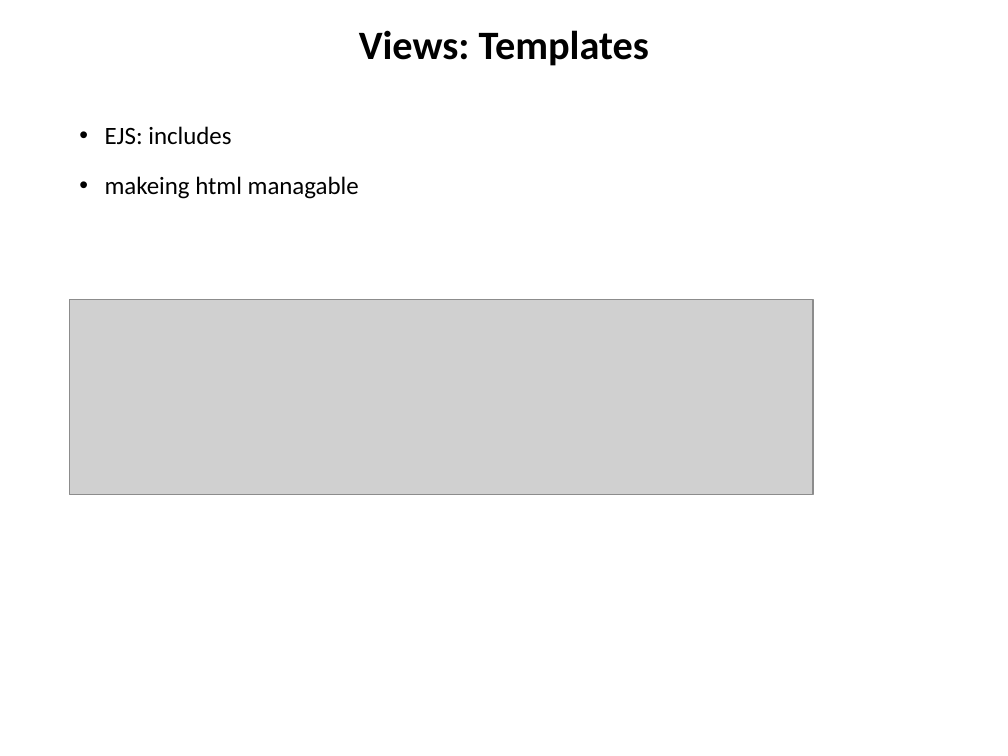
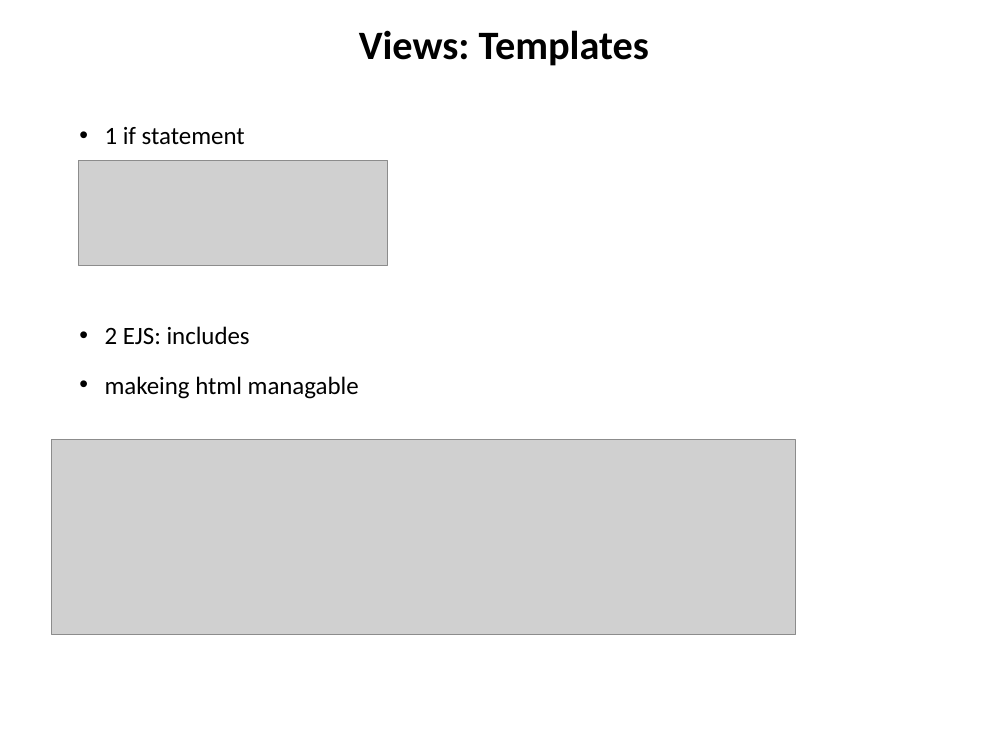
Before and after one commit to chuacw/SGUS-Slides, a slide deck: slide 6 of BCI - Batch2 - Day8 - Node & Express 2.pptx (slide 5 before the commit). Drawn at 1008x756 pixels with LibreOffice and Linux fonts; fonts in the diff are those of the drawing; grey boxes stand for pictures. Boxes give left, top, right and bottom in pixels: in the first picture for what was removed or moved away, otherwise in the second. Text is boxed around its words. In the diff, an @@ line names an element or a change of style, - is before the commit and + after.

```diff
--- a/BCI - Batch2 - Day8 - Node & Express 2.pptx
+++ b/BCI - Batch2 - Day8 - Node & Express 2.pptx
@@ text at <box>105,127,250,345</box>: text changed @@
-• EJS: includes
+• 1 if statement
+• 2 EJS: includes
@@ picture added at <box>79,160,387,265</box> @@
@@ picture: place and size @@
-picture at <box>70,300,813,495</box>
+picture at <box>52,439,796,634</box>
```
Also in this commit, not shown: 6 other slides changed, 2 slides added, 4 slides removed, 1 other file.
